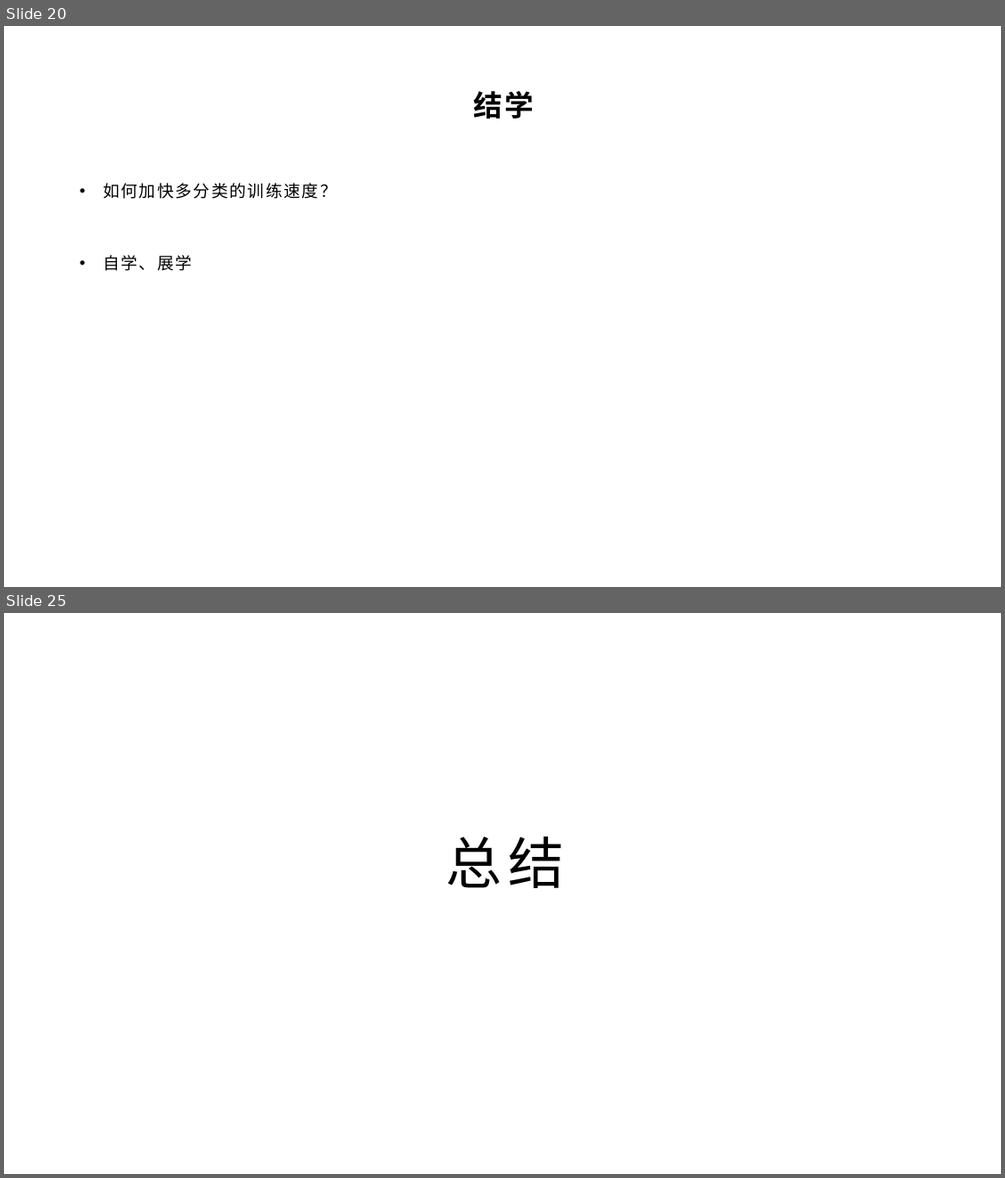
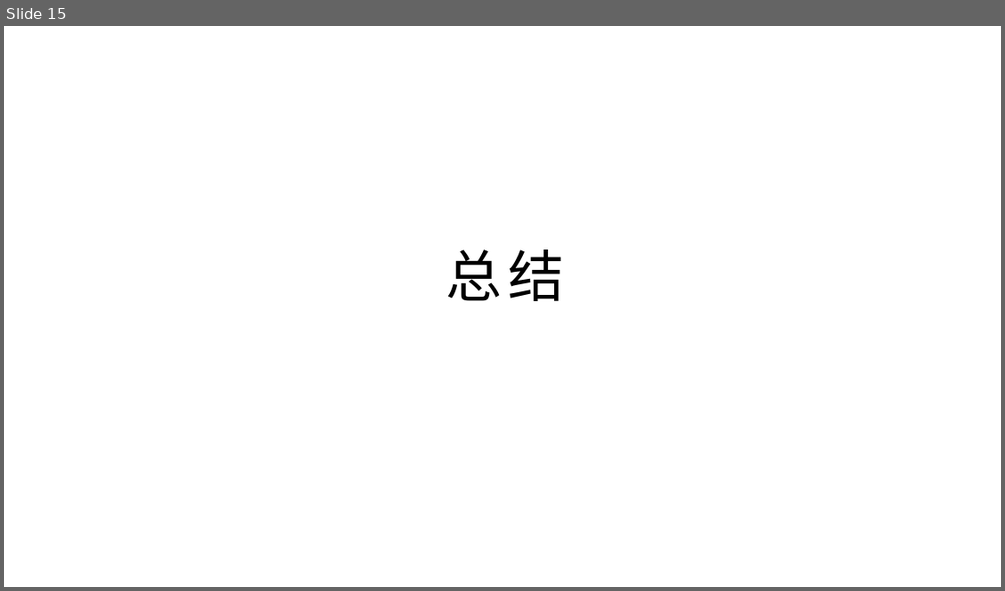
Before and after one commit to yyc-git/DeepLearningEdu, a slide deck: lessons/7_mini_batch/ppt/使用小批量随机梯度下降.pptx. Shown one above the other, each under a label of ours: slides 20 and 25 before the commit, slide 15 after it; the slides between them are not shown. The pictures are 1005x1178 and 1005x591 pixels, drawn with LibreOffice and Linux fonts; fonts in the diff are those of the drawing; background and template pictures are left out. Boxes give left, top, right and bottom in pixels: in the first picture for what was removed or moved away, otherwise in the second. Text is boxed around its words. In the diff, an @@ line names an element or a change of style, - is before the commit and + after.

```diff
--- a/lessons/7_mini_batch/ppt/使用小批量随机梯度下降.pptx
+++ b/lessons/7_mini_batch/ppt/使用小批量随机梯度下降.pptx
@@ slide 20 removed at (4,26,1001,587), background picture (left out) @@
@@ title removed at (473,91,534,119) @@
-结学
@@ text removed at (103,183,337,271) @@
-• 如何加快多分类的训练速度？
-• 自学、展学
@@ what was slide 25 is now slide 15 @@
```
Also in this commit, not shown: 12 slides changed, 1 slide added, 10 other slides removed, 2 other files.
